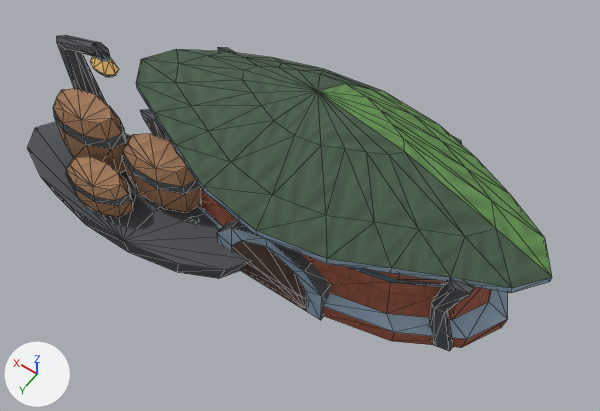
The glTF model Assets/GodSim/Art/Models/Buildings/Elf/Infrastructure/bld_elf_storehouse_industrial_v0.glb as it was, and as the next commit left it.
Both versions are drawn from a 50 mm lens placed at (-0.969, 1.16, 1.989), pointed at (-0.153, 0.017, 0.193). Arrows for +X, +Y and +Z are at lower left; the lights stay in place. The first picture is the older version. Mesh edges are drawn as thin lines. Vertices at exactly the same position are counted once.

Names of what the first picture shows: 'LOD0'.
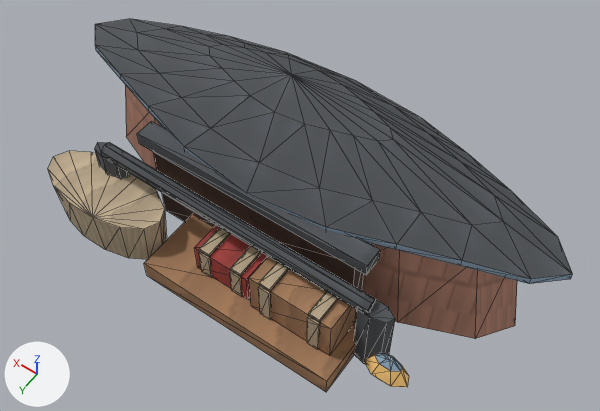
Pixel boxes (x1, y1, x2, y2) of what changed, in the pictures (600 x 411 px; the box of a moved part takes in the faces that stretch with it):
'LOD0', reshaped (18% taller)
    before: (27, 35, 552, 351)
    after: (48, 19, 573, 392)
part 1 of me_lod0, moved or reshaped
    before: (136, 49, 552, 293)
    after: (95, 19, 573, 284)
part 2 of me_lod0, moved or reshaped
    before: (27, 122, 250, 279)
    after: (125, 85, 517, 339)
part 3 of me_lod0, moved or reshaped
    before: (192, 217, 198, 221)
    after: (364, 353, 409, 387)
part 4 of me_lod0, added
    after: (354, 301, 395, 364)
part 5 of me_lod0, added
    after: (101, 142, 377, 313)
part 6 of me_lod0, added (beige)
    after: (48, 151, 167, 259)
part 7 of me_lod0, added
    after: (95, 142, 129, 179)
part 8 of me_lod0, deleted
    before: (53, 35, 474, 351)
part 9 of me_lod0, reshaped
    before: (173, 146, 508, 348)
    after: (137, 121, 380, 392)

What changed in the scene script:
```text
Change me_lod0:
    used by ob_lod0; location = (0.0, 0.0, 0.0)
    remove me_lod0.from_pydata(...)  # 501 vertices, 870 faces; spans x -0.83..0.75, y -0.38..0.34, z 0.0..0.51
    add me_lod0.from_pydata(...)  # 312 vertices, 489 faces; spans x -0.86..0.71, y -0.36..0.37, z 0.0..0.48
    me_lod0 part 1: the loose piece of 82 vertices spanning x -0.83..0.49, y -0.38..0.22, z 0.29..0.5 is scaled about its middle by (1.19, 0.845, 0.887), then moved by (0.09, -0.03, 0.0)
    me_lod0 part 2: the loose piece of 28 vertices spanning x -0.11..0.75, y 0.01..0.34, z 0.0..0.08 is scaled about its middle by (1.64, 1.35, -4.07), then moved by (-0.4, -0.28, 0.12)
    me_lod0 part 3: the loose piece of 28 vertices spanning x 0.07..0.16, y 0.14..0.18, z 0.02..0.08 is scaled about its middle by 1.62, then moved by (-0.69, 0.07, 0.0)
    me_lod0 part 4: a new loose piece, a 7-sided cylinder along z spanning x -0.562..-0.457, y 0.177..0.228, z 0.0..0.239, in mat_godsim_buildings
    me_lod0 part 5: a new loose piece, a 7-sided cylinder along x spanning x -0.5..0.382, y 0.178..0.221, z 0.214..0.265, in mat_godsim_buildings
    me_lod0 part 6: the loose piece of 28 vertices spanning x -0.11..0.75, y 0.01..0.34, z 0.0..0.08 is copied, and the copy is scaled about its middle by (0.477, 0.588, 2.07), then moved by (0.02, 0.09, 0.04); it spans x 0.14..0.55, y 0.17..0.37, z 0.0..0.17
    me_lod0 part 7: a new loose piece, a 7-sided cylinder along z spanning x 0.32..0.425, y 0.177..0.228, z 0.0..0.239, in mat_godsim_buildings
    me_lod0 part 8: 9 loose pieces with 244 vertices, spanning x -0.69..0.68, y -0.34..0.32, z 0.02..0.51, are deleted
    me_lod0 part 9
    119 vertices are removed from x -0.76..0.43, y -0.34..0.19, z 0.0..0.32
    197 faces are deleted
    88 vertices are added at x -0.48..0.29, y 0.1..0.35, z 0.0..0.32
    16 new vertices lie (0.04, 0.0, 0.0) away from vertices in x -0.41..-0.15, y 0.17..0.29, z 0.06..0.21
    130 new faces join them
```
